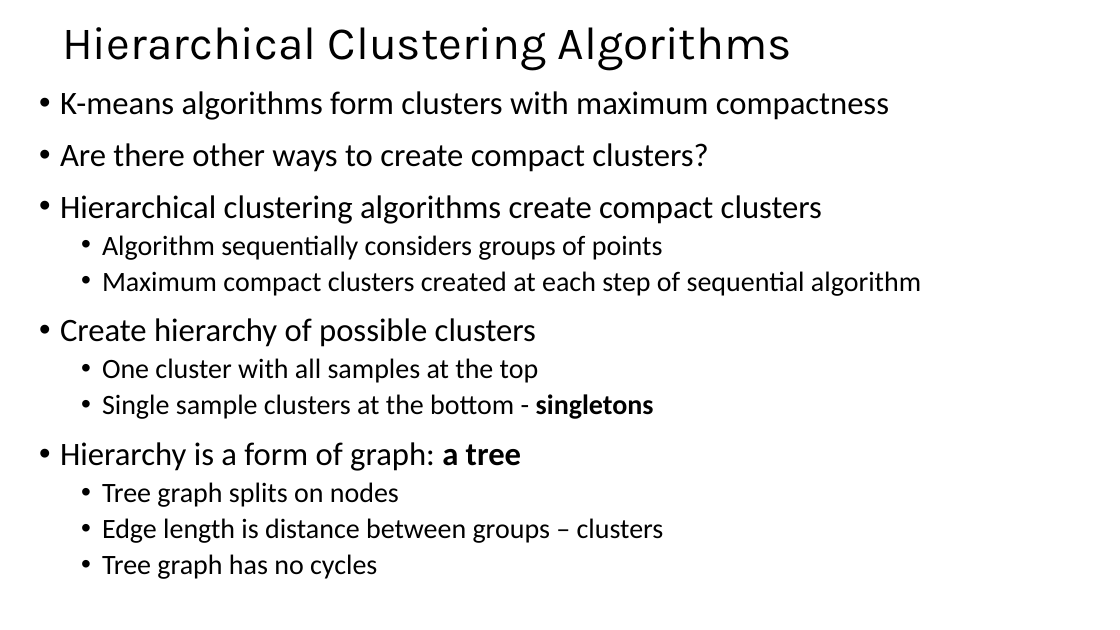
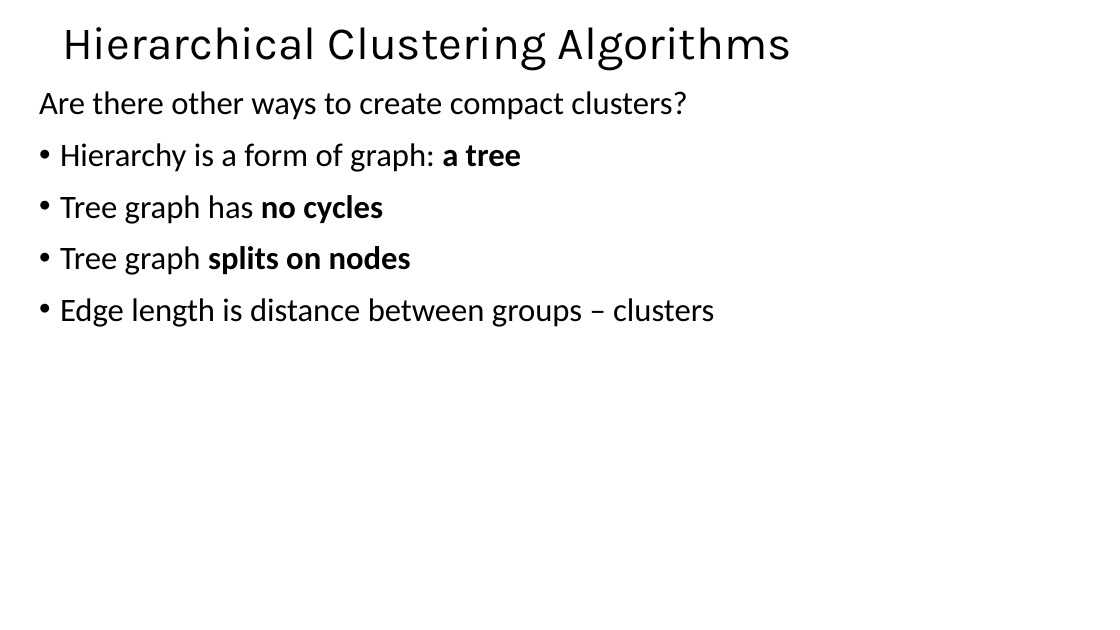
Before and after one commit to StephenElston/CSCI-E-108, a slide deck: slide 40 of slides/9_IntroductionToClustering.pptx (slide 32 before the commit). Drawn at 1120x630 pixels with LibreOffice and Linux fonts; fonts in the diff are those of the drawing. Boxes give left, top, right and bottom in pixels: in the first picture for what was removed or moved away, otherwise in the second. Text is boxed around its words. In the diff, an @@ line names an element or a change of style, - is before the commit and + after.

```diff
--- a/slides/9_IntroductionToClustering.pptx
+++ b/slides/9_IntroductionToClustering.pptx
@@ text at [39,91,714,327]: size 24 to 28 pt in "Tree graph splits on nodes", "Edge length is distance between groups – ..."; bold on in "splits on nodes"; bullet • to none; list level 2 to 1 in "Tree graph splits on nodes"; list level 2 to 1 in "Edge length is distance between ..." @@
@@ text at [60,91,889,120]: paragraph removed @@
-• K-means algorithms form clusters with maximum compactness
@@ text at [60,195,921,419]: paragraphs removed @@
-• Hierarchical clustering algorithms create compact clusters
-  • Algorithm sequentially considers groups of points
-  • Maximum compact clusters created at each step of sequential algorithm
-• Create hierarchy of possible clusters
-  • One cluster with all samples at the top
-  • Single sample clusters at the bottom - singletons
@@ text at [60,195,383,224]: paragraph added @@
+• Tree graph has no cycles
@@ text at [102,554,377,579]: paragraph removed @@
-  • Tree graph has no cycles
```
Also in this commit, not shown: 14 other slides changed, 10 slides added.
